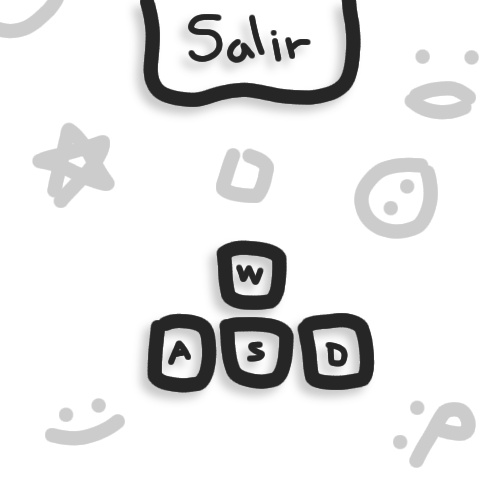
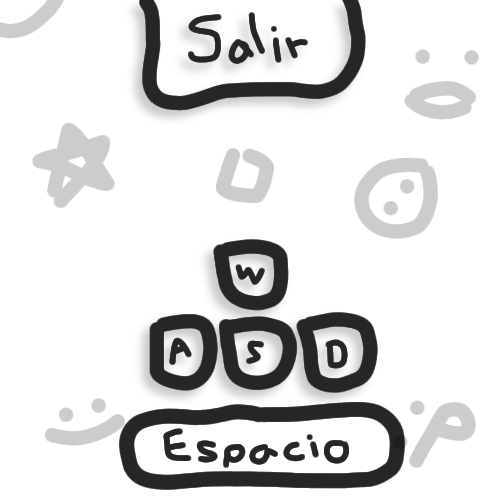
Layers edited between the first and the second 500x500 image:
added layer "espacio 2" (85%) in group "menú" over [119, 402, 405, 490]
added layer "controles 2" (85%) in group "menú" over [149, 239, 378, 393]
hid "controles" over [147, 240, 375, 393]
added layer "escenas 2" (85%) in group "menú" over [139, 0, 366, 111]
hid "escenas" over [140, 0, 361, 107]
